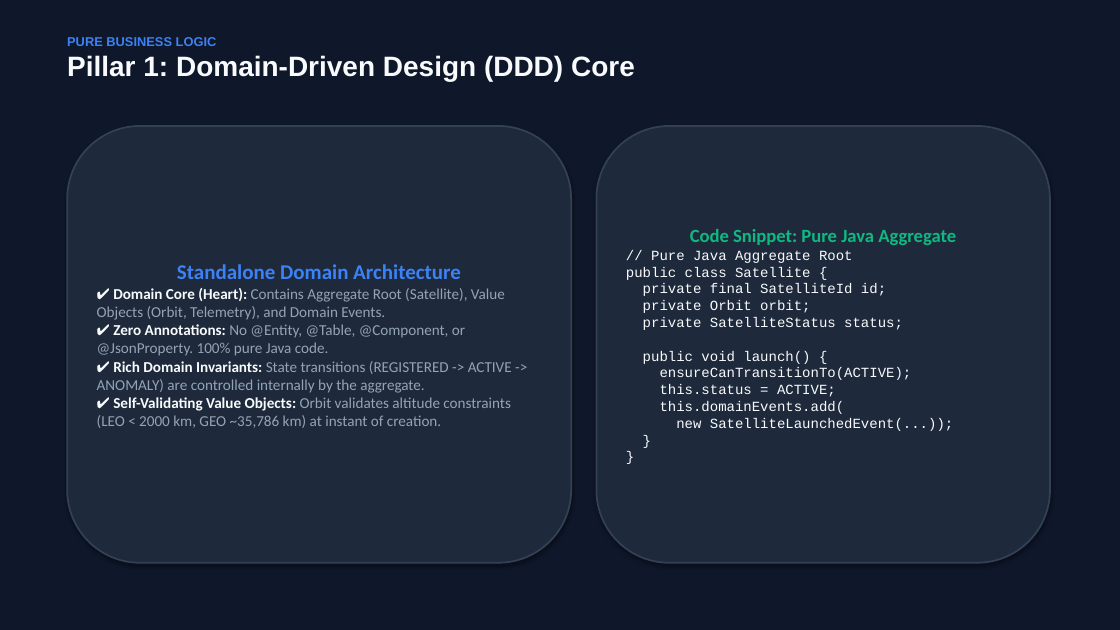
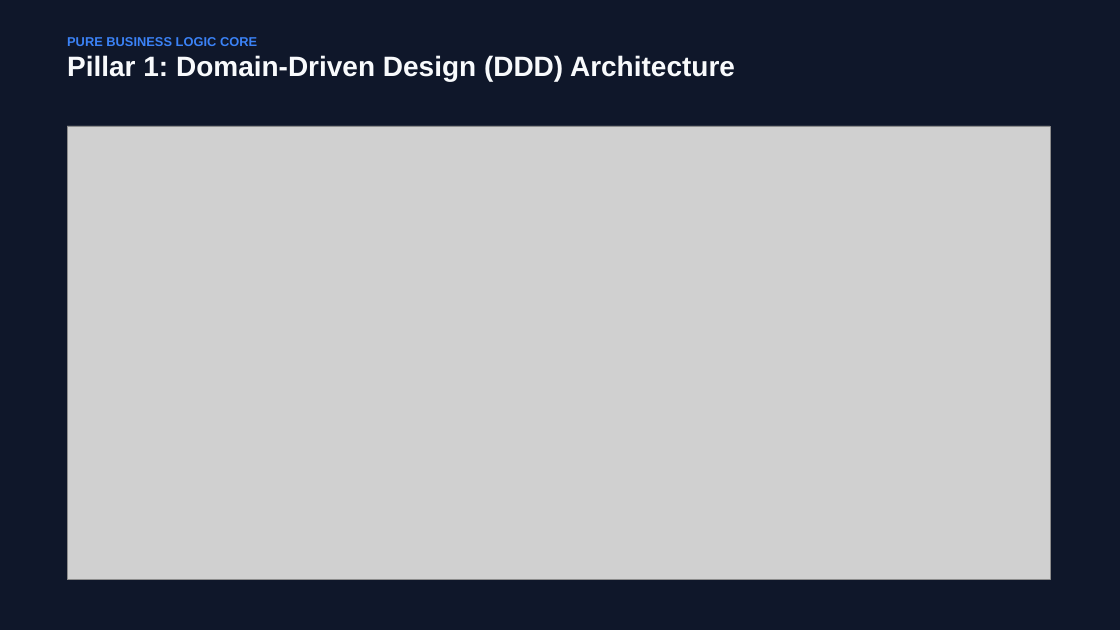
Before and after one commit to hykuBipin/DDD_HEXAGONAL_ARCHUNIT_NEW, a slide deck: slide 3 of Satellite_Architecture_DDD_Hexagonal_ArchUnit.pptx. Drawn at 1120x630 pixels with LibreOffice and Linux fonts; fonts in the diff are those of the drawing; grey boxes stand for pictures. Boxes give left, top, right and bottom in pixels: in the first picture for what was removed or moved away, otherwise in the second. Text is boxed around its words. In the diff, an @@ line names an element or a change of style, - is before the commit and + after.

Commit message:
docs: add embedded HD architectural diagram images for DDD, Car Analogy, and Hexagonal Codebase to PPTX

```diff
--- a/Satellite_Architecture_DDD_Hexagonal_ArchUnit.pptx
+++ b/Satellite_Architecture_DDD_Hexagonal_ArchUnit.pptx
@@ text at (x1=67, y1=37, x2=735, y2=82): text changed @@
-PURE BUSINESS LOGIC
-Pillar 1: Domain-Driven Design (DDD) Core
+PURE BUSINESS LOGIC CORE
+Pillar 1: Domain-Driven Design (DDD) Architecture
@@ rounded rectangle removed at (x1=67, y1=126, x2=571, y2=563) @@
-Standalone Domain Architecture
-✔ Domain Core (Heart): Contains Aggregate Root (Satellite), Value Objects (Orbit, Telemetry), and Domain Events.
-✔ Zero Annotations: No @Entity, @Table, @Component, or @JsonProperty. 100% pure Java code.
-✔ Rich Domain Invariants: State transitions (REGISTERED -> ACTIVE -> ANOMALY) are controlled internally by the aggregate.
-✔ Self-Validating Value Objects: Orbit validates altitude constraints (LEO < 2000 km, GEO ~35,786 km) at instant of creation.
@@ picture added at (x1=67, y1=126, x2=1050, y2=580) @@
@@ rounded rectangle removed at (x1=597, y1=126, x2=1050, y2=563) @@
-Code Snippet: Pure Java Aggregate
-// Pure Java Aggregate Root
-public class Satellite {
-private final SatelliteId id;
-private Orbit orbit;
-private SatelliteStatus status;
-public void launch() {
-ensureCanTransitionTo(ACTIVE);
-this.status = ACTIVE;
-this.domainEvents.add(
-new SatelliteLaunchedEvent(...));
-}
-}
```
Also in this commit, not shown: 3 other slides changed, 5 other files.
